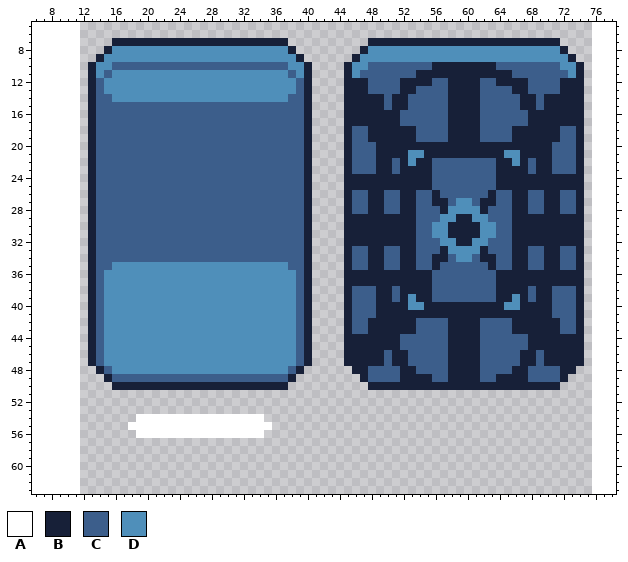
Pixel-art file -- Assets/Visual/Sprites/UI/card.ase. Above is the file before it was changed.
64x64 pixels, 1 frame. Shown: x 6..78, y 5..63. The old version is drawn lined up with the new one, on the new canvas.
Palette (. is transparent): A #ffffff  B #172038  C #3c5e8b  D #4f8fba
Pixels before (only the part around the change), first column x 6:
 5 .........................................................................
 6 .........................................................................
 7 ..........BBBBBBBBBBBBBBBBBBBBBB..........BBBBBBBBBBBBBBBBBBBBBBBB.......
 8 .........BDDDDDDDDDDDDDDDDDDDDDDB........BDDDDDDDDDDDDDDDDDDDDDDDDB......
 9 ........BDDDDDDDDDDDDDDDDDDDDDDDDB......BDDDDDDDDDDDDDDDDDDDDDDDDDDB.....
10 .......BDDCCCCCCCCCCCCCCCCCCCCCCDDB....BDDCCCCCCCCBBBBBBBBCCCCCCCCDDB....
11 .......BDCDDDDDDDDDDDDDDDDDDDDDDCDB....BDCCCCCCCBBBBBBBBBBBBCCCCCCCDB....
12 .......BCDDDDDDDDDDDDDDDDDDDDDDDDCB....BBBCCCCBBBBCCBBBBCCBBBBCCCCBBB....
13 .......BCDDDDDDDDDDDDDDDDDDDDDDDDCB....BBBCCCCBBCCCCBBBBCCCCBBCCCCBBB....
14 .......BCCDDDDDDDDDDDDDDDDDDDDDDCCB....BBBBBCBBCCCCCBBBBCCCCCBBCBBBBB....
15 .......BCCCCCCCCCCCCCCCCCCCCCCCCCCB....BBBBBCBBCCCCCBBBBCCCCCBBCBBBBB....
16 .......BCCCCCCCCCCCCCCCCCCCCCCCCCCB....BBBBBBBCCCCCCBBBBCCCCCCBBBBBBB....
17 .......BCCCCCCCCCCCCCCCCCCCCCCCCCCB....BBBBBBBCCCCCCBBBBCCCCCCBBBBBBB....
18 .......BCCCCCCCCCCCCCCCCCCCCCCCCCCB....BCCBBBBBBCCCCBBBBCCCCBBBBBBCCB....
19 .......BCCCCCCCCCCCCCCCCCCCCCCCCCCB....BCCBBBBBBCCCCBBBBCCCCBBBBBBCCB....
20 .......BCCCCCCCCCCCCCCCCCCCCCCCCCCB....BCCCBBBBBBBBBBBBBBBBBBBBBBCCCB....
21 .......BCCCCCCCCCCCCCCCCCCCCCCCCCCB....BCCCBBBBDDBBBBBBBBBBDDBBBBCCCB....
22 .......BCCCCCCCCCCCCCCCCCCCCCCCCCCB....BCCCBBCBDBBCCCCCCCCBBDBCBBCCCB....
23 .......BCCCCCCCCCCCCCCCCCCCCCCCCCCB....BCCCBBCBBBBCCCCCCCCBBBBCBBCCCB....
24 .......BCCCCCCCCCCCCCCCCCCCCCCCCCCB....BBBBBBBBBBBCCCCCCCCBBBBBBBBBBB....
25 .......BCCCCCCCCCCCCCCCCCCCCCCCCCCB....BBBBBBBBBBBCCCCCCCCBBBBBBBBBBB....
26 .......BCCCCCCCCCCCCCCCCCCCCCCCCCCB....BCCBBCCBBCCBCCCCCCBCCBBCCBBCCB....
27 .......BCCCCCCCCCCCCCCCCCCCCCCCCCCB....BCCBBCCBBCCBBCDDCBBCCBBCCBBCCB....
28 .......BCCCCCCCCCCCCCCCCCCCCCCCCCCB....BCCBBCCBBCCCBDDDDBCCCBBCCBBCCB....
29 .......BCCCCCCCCCCCCCCCCCCCCCCCCCCB....BBBBBBBBBCCCDDBBDDCCCBBBBBBBBB....
30 .......BCCCCCCCCCCCCCCCCCCCCCCCCCCB....BBBBBBBBBCCDDBBBBDDCCBBBBBBBBB....
31 .......BCCCCCCCCCCCCCCCCCCCCCCCCCCB....BBBBBBBBBCCDDBBBBDDCCBBBBBBBBB....
32 .......BCCCCCCCCCCCCCCCCCCCCCCCCCCB....BBBBBBBBBCCCDDBBDDCCCBBBBBBBBB....
33 .......BCCCCCCCCCCCCCCCCCCCCCCCCCCB....BCCBBCCBBCCCBDDDDBCCCBBCCBBCCB....
34 .......BCCCCCCCCCCCCCCCCCCCCCCCCCCB....BCCBBCCBBCCBBCDDCBBCCBBCCBBCCB....
35 .......BCCDDDDDDDDDDDDDDDDDDDDDDCCB....BCCBBCCBBCCBCCCCCCBCCBBCCBBCCB....
36 .......BCDDDDDDDDDDDDDDDDDDDDDDDDCB....BBBBBBBBBBBCCCCCCCCBBBBBBBBBBB....
37 .......BCDDDDDDDDDDDDDDDDDDDDDDDDCB....BBBBBBBBBBBCCCCCCCCBBBBBBBBBBB....
38 .......BCDDDDDDDDDDDDDDDDDDDDDDDDCB....BCCCBBCBBBBCCCCCCCCBBBBCBBCCCB....
39 .......BCDDDDDDDDDDDDDDDDDDDDDDDDCB....BCCCBBCBDBBCCCCCCCCBBDBCBBCCCB....
40 .......BCDDDDDDDDDDDDDDDDDDDDDDDDCB....BCCCBBBBDDBBBBBBBBBBDDBBBBCCCB....
41 .......BCDDDDDDDDDDDDDDDDDDDDDDDDCB....BCCCBBBBBBBBBBBBBBBBBBBBBBCCCB....
42 .......BCDDDDDDDDDDDDDDDDDDDDDDDDCB....BCCBBBBBBCCCCBBBBCCCCBBBBBBCCB....
43 .......BCDDDDDDDDDDDDDDDDDDDDDDDDCB....BCCBBBBBBCCCCBBBBCCCCBBBBBBCCB....
44 .......BCDDDDDDDDDDDDDDDDDDDDDDDDCB....BBBBBBBCCCCCCBBBBCCCCCCBBBBBBB....
45 .......BCDDDDDDDDDDDDDDDDDDDDDDDDCB....BBBBBBBCCCCCCBBBBCCCCCCBBBBBBB....
46 .......BCDDDDDDDDDDDDDDDDDDDDDDDDCB....BBBBBCBBCCCCCBBBBCCCCCBBCBBBBB....
47 .......BCDDDDDDDDDDDDDDDDDDDDDDDDCB....BBBBBCBBCCCCCBBBBCCCCCBBCBBBBB....
48 ........BCDDDDDDDDDDDDDDDDDDDDDDCB......BBCCCCBBCCCCBBBBCCCCBBCCCCBB.....
49 .........BCCCCCCCCCCCCCCCCCCCCCCB........BCCCCBBBBCCBBBBCCBBBBCCCCB......
50 ..........BBBBBBBBBBBBBBBBBBBBBB..........BBBBBBBBBBBBBBBBBBBBBBBB.......
51 .........................................................................
52 .........................................................................
53 .........................................................................
54 .............AAAAAAAAAAAAAAAA............................................
55 ............AAAAAAAAAAAAAAAAAA...........................................
56 .............AAAAAAAAAAAAAAAA............................................
57 .........................................................................
58 .........................................................................
59 .........................................................................
60 .........................................................................
61 .........................................................................
62 .........................................................................
63 .........................................................................
Now the later version:
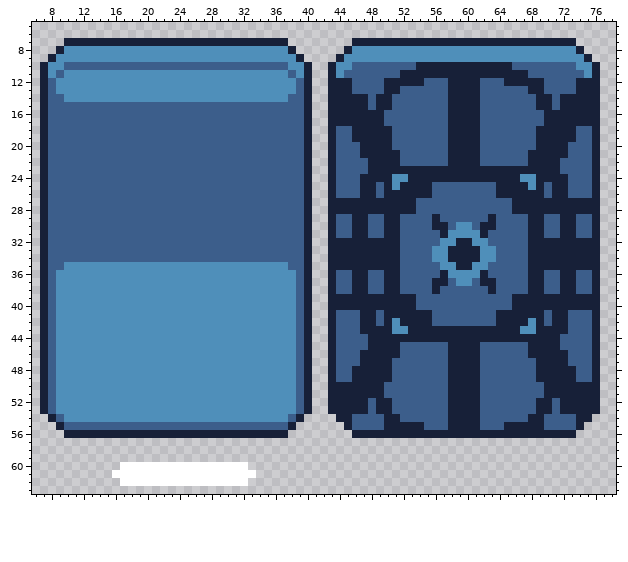
From old to new:
canvas 64x64 -> 84x84, the old top-left corner now at 12,4
Changed rows in their new state; - is an unchanged pixel.
first column x 7:
 7 ---BBBBBB------------------------------BB------------------------BB---
 8 --BDDDDDD-----------------------------BDD------------------------DDB--
 9 -BDDDDDD-----------------------------BDD--------------------------DDB-
10 BDDCCCCCC---------------------------BDDCC------BB--------BB------CCDDB
11 BDCDDDD-D---------------------------BDCC-----BB------------BB-----CCDB
12 BCDDDDDD----------------------------BB-CC--BB---C--------C---BB--CC-BB
13 BCDDDDDD----------------------------BB-CC--BBCC------------CCBB--CC-BB
14 BCCDDDDDD---------------------------BB---C-BCC--------------CCB-C---BB
15 BCCCCCC-----------------------------BB---C-BCC--------------CCB-C---BB
16 BCCCCCC-----------------------------BB-----CC----------------CC-----BB
17 BCCCCCC-----------------------------BB-----CC----------------CC-----BB
18 BCCCCCC-----------------------------BCCBB---CCC------------CCC---BBCCB
19 BCCCCCC-----------------------------BCCBB---CCC------------CCC---BBCCB
20 BCCCCCC-----------------------------BCC-BB--CCCCCCC----CCCCCCC--BB-CCB
21 BCCCCCC-----------------------------BCC-BB---CCCCCC----CCCCCC---BB-CCB
22 BCCCCCC-----------------------------BCC--B--BCCCC--BBBB--CCCCB--B--CCB
23 BCCCCCC-----------------------------BCC--B--B----BBBBBBBB----B--B--CCB
24 BCCCCCC-----------------------------BCCC----DD---BBBBBBBB---DD----CCCB
25 BCCCCCC-----------------------------BCCC--C-D----------------D-C--CCCB
26 BCCCCCC-----------------------------BCC-B-CBB--BBC------CBB--BBC-B-CCB
27 BCCCCCC-----------------------------BB-BB--BB----CC-CC-CC----BB--BB-BB
28 BCCCCCC-----------------------------BB-BB--BB-----CCCCCC-----BB--BB-BB
29 BCCCCCC-----------------------------BCC--CC--CC--BCCCCCCB--CC--CC--CCB
30 BCCCCCC-----------------------------BCC--CC--CC--BBCDDCBB--CC--CC--CCB
31 BCCCCCC-----------------------------BCC--CC--CC--CBDDDDBC--CC--CC--CCB
32 BCCCCCC-----------------------------BB-------CC------------CC-------BB
33 BCCCCCC-----------------------------BB-BB--BBCC--DDBBBBDD--CCBB--BB-BB
34 BCCCCCC-----------------------------BB-BB--BBCC--DDBBBBDD--CCBB--BB-BB
35 BCCDDDDDD---------------------------BB-BB--BBCC--CDDBBDDC--CCBB--BB-BB
36 BCDDDDDD----------------------------BCC--CC--CCCC-BDDDDB-CCCC--CC--CCB
37 BCDDDDDD----------------------------BCC--CC--CCCCBB-DD-BBCCCC--CC--CCB
38 BCDDDDDD----------------------------BCCBB-C-BCCCCB------BCCCCB-C-BBCCB
39 BCDDDDDD----------------------------BB-BBB--B-BCC--------CCB-B--BBB-BB
40 BCDDDDDD----------------------------BB-BBB----BCCCCCCCCCCCCB----BBB-BB
41 BCDDDDDD----------------------------BCC-BBC------CCCCCCCC------CBB-CCB
42 BCDDDDDD----------------------------BCC-B-C-D--BB--CCCC--BB--D-C-B-CCB
43 BCDDDDDD----------------------------BCC-B---DD-BBBB----BBBB-DD---B-CCB
44 BCDDDDDD----------------------------BCCCC----BBBBBB----BBBBBB----CCCCB
45 BCDDDDDD----------------------------BCCCC------------------------CCCCB
46 BCDDDDDD----------------------------BCCC---B-C--------------C-B---CCCB
47 BCDDDDDD----------------------------BCCC---BCC--------------CCB---CCCB
48 BCDDDDDDD----------------------DCB--BCC--BBB-CC------------CC-BBB--CCB
49 BCDDDDDDDDDDDDDDDDDDDDDDDDDDDDDDCB--BCCB-BBB-CCCC--------CCCC-BBB-BCCB
50 BCDDDDDDDDDDDDDDDDDDDDDDDDDDDDDDCB--BBBBB--CCCCCCCC----CCCCCCCC--BBBBB
51 BCDDDDDDDDDDDDDDDDDDDDDDDDDDDDDDCB--BBBBBBBCCCCCCCCBBBBCCCCCCCCBBBBBBB
52 BCDDDDDDDDDDDDDDDDDDDDDDDDDDDDDDCB--BBBBBCBBCCCCCCCBBBBCCCCCCCBBCBBBBB
53 BCDDDDDDDDDDDDDDDDDDDDDDDDDDDDDDCB--BBBBBCBBCCCCCCCBBBBCCCCCCCBBCBBBBB
54 -BCDDDDDDDDDDDDDDDDDDDDDDDDDDDDCB----BBCCCCBBCCCCCCBBBBCCCCCCBBCCCCBB-
55 --BCCCCCCCCCCCCCCCCCCCCCCCCCCCCB------BCCCCBBBBBCCCBBBBCCCBBBBBCCCCB--
56 ---BBBBBBBBBBBBBBBBBBBBBBBBBBBB--------BBBBBBBBBBBBBBBBBBBBBBBBBBBB---
first column x 16:
60 -AAAAAAAAAAAAAAAA-
61 AAAAAAAAAAAAAAAAAA
62 -AAAAAAAAAAAAAAAA-
Where, in picture pixels (left, top, right, bottom), the same in both pictures:
changed: (40, 38, 600, 486)
